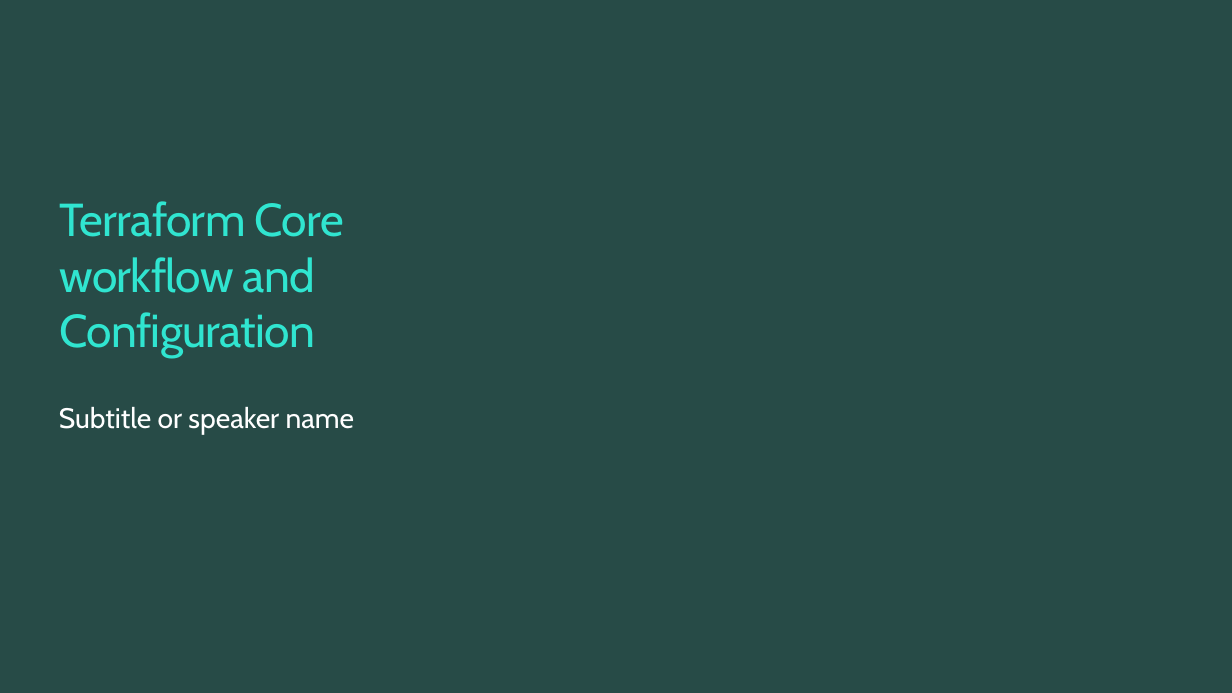
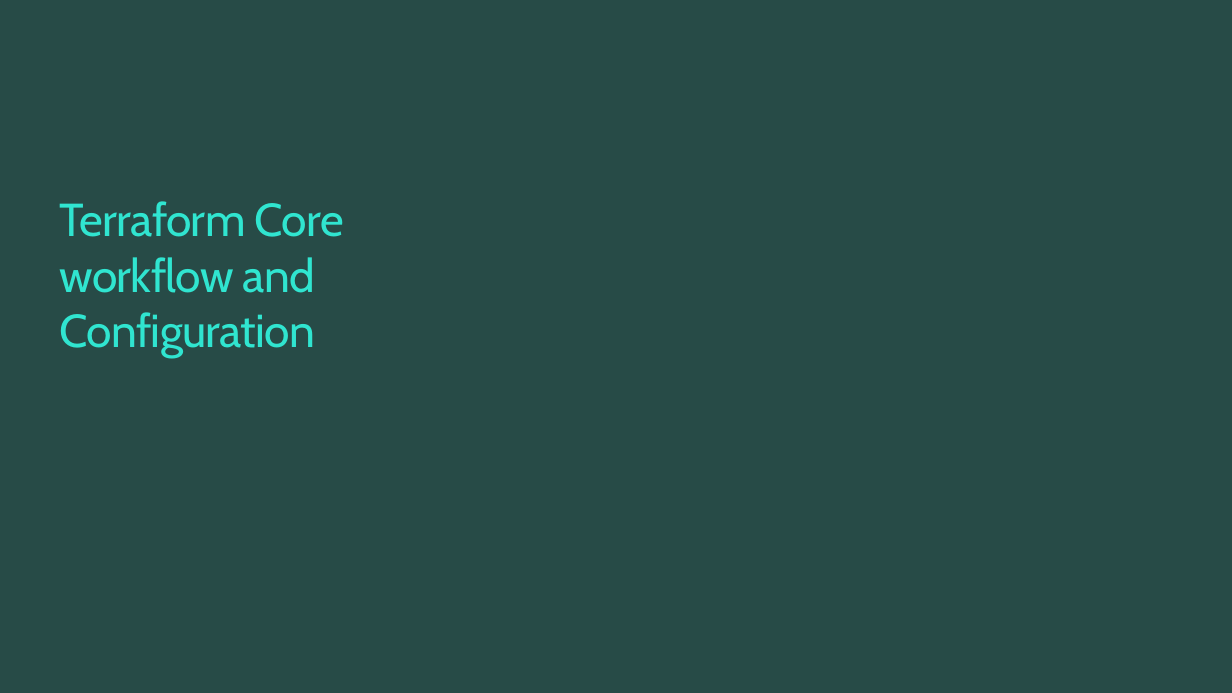
Before and after one commit to TIS-Cloud-Team/TF_Community_workshop, a slide deck: slide 1 of PPTs/02_core_workflow_and_configuration.pptx. Drawn at 1232x693 pixels with LibreOffice and Linux fonts; fonts in the diff are those of the drawing; background and template pictures are left out. Boxes give left, top, right and bottom in pixels: in the first picture for what was removed or moved away, otherwise in the second. Text is boxed around its words. In the diff, an @@ line names an element or a change of style, - is before the commit and + after.

```diff
--- a/PPTs/02_core_workflow_and_configuration.pptx
+++ b/PPTs/02_core_workflow_and_configuration.pptx
@@ text removed at <box>59,407,354,434</box> @@
-Subtitle or speaker name
```
Also in this commit, not shown: 4 other slides changed, 3 slides added, 45 other files.
